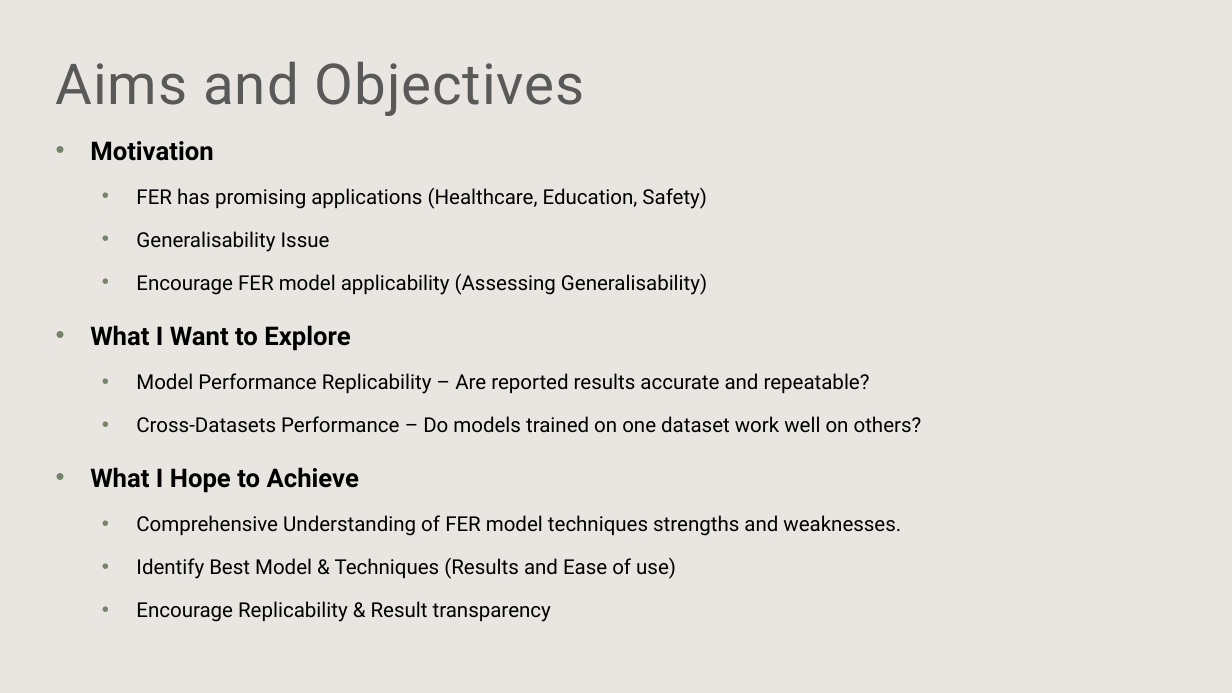
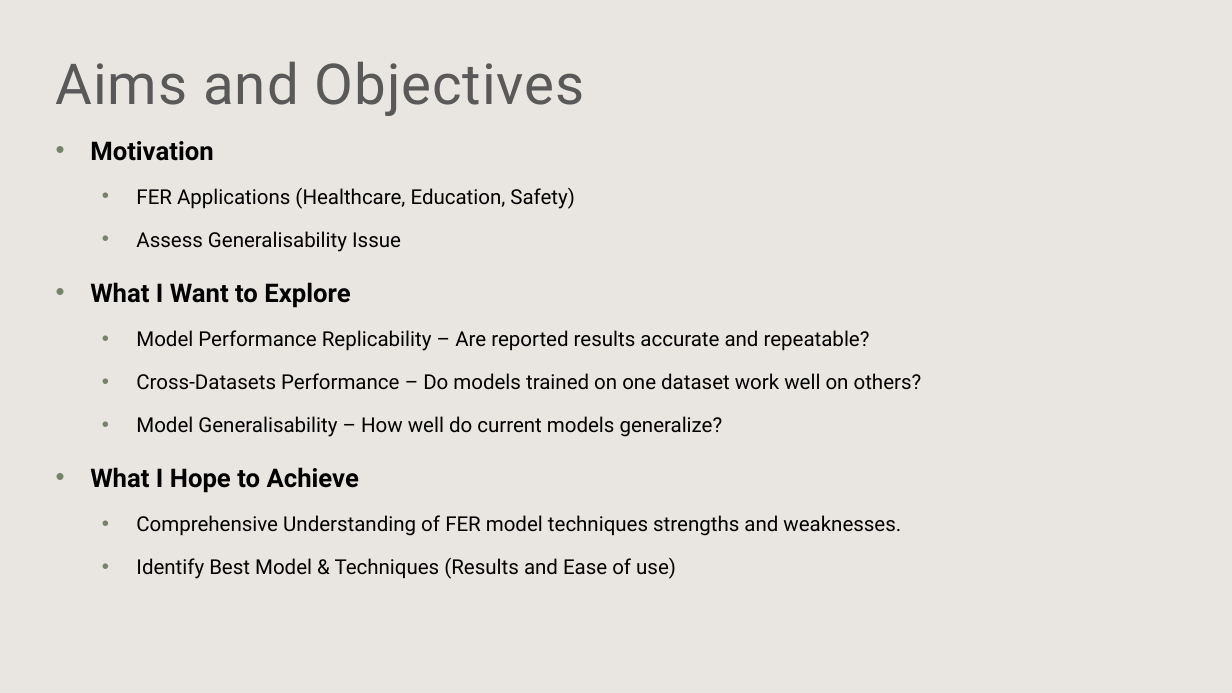
Before and after one commit to Jer0me123/Deep-Learning-For-Computer-Vision, a slide deck: slide 8 of ICS5118 - Facial Emotion Detection.pptx. Drawn at 1232x693 pixels with LibreOffice and Linux fonts; fonts in the diff are those of the drawing; background and template pictures are left out. Boxes give left, top, right and bottom in pixels: in the first picture for what was removed or moved away, otherwise in the second. Text is boxed around its words. In the diff, an @@ line names an element or a change of style, - is before the commit and + after.

```diff
--- a/ICS5118 - Facial Emotion Detection.pptx
+++ b/ICS5118 - Facial Emotion Detection.pptx
@@ text at bbox=[136, 188, 575, 252]: text changed @@
-  • FER has promising applications (Healthcare, Education, Safety)
-  • Generalisability Issue
-  • Encourage FER model applicability (Assessing Generalisability)
+  • FER Applications (Healthcare, Education, Safety)
+  • Assess Generalisability Issue
@@ text at bbox=[136, 416, 723, 437]: paragraph added @@
+  • Model Generalisability – How well do current models generalize?
@@ text at bbox=[136, 601, 551, 622]: paragraph removed @@
-  • Encourage Replicability & Result transparency
```
Also in this commit, not shown: 11 other slides changed, 2 slides added, 1 other file.
